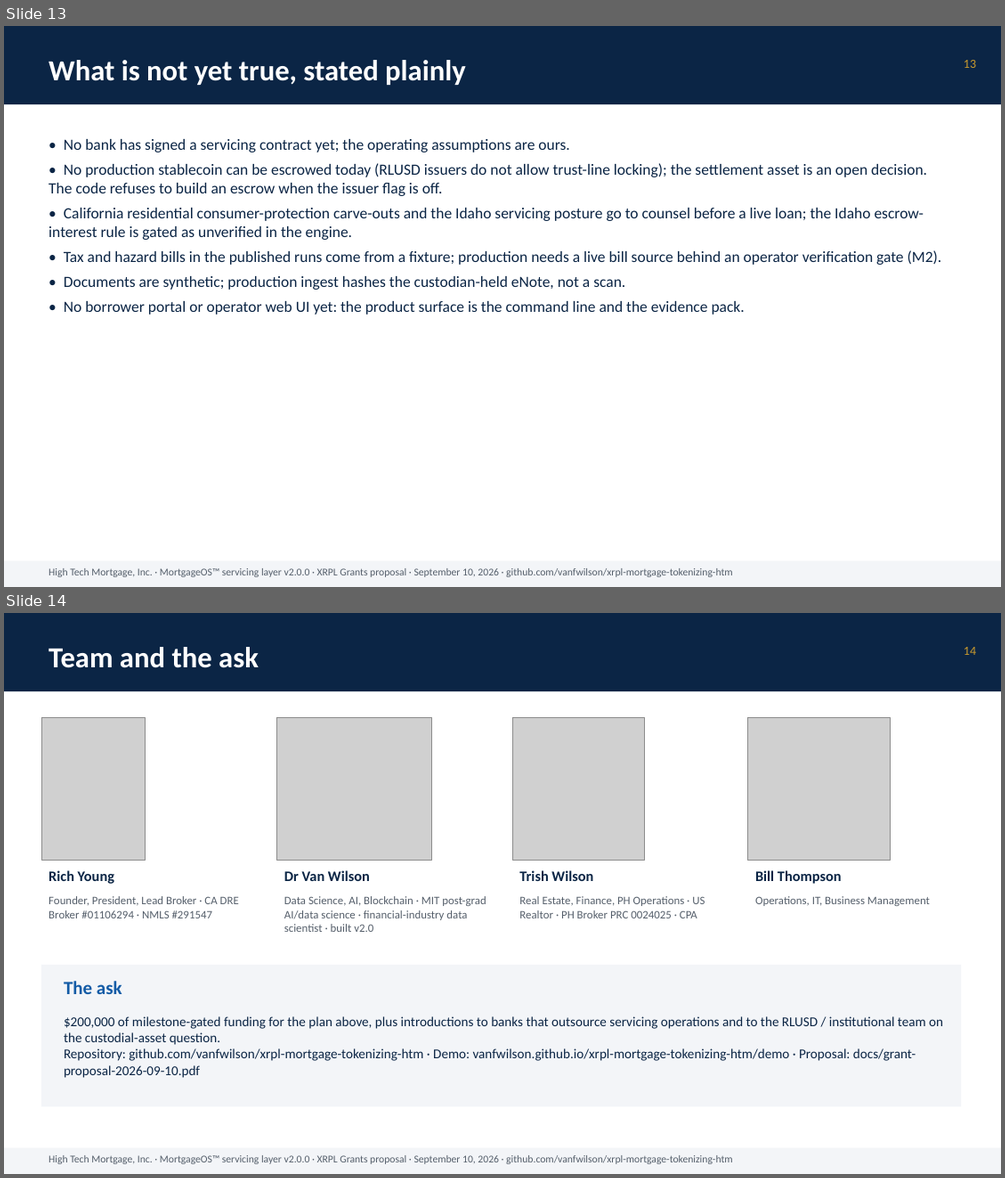
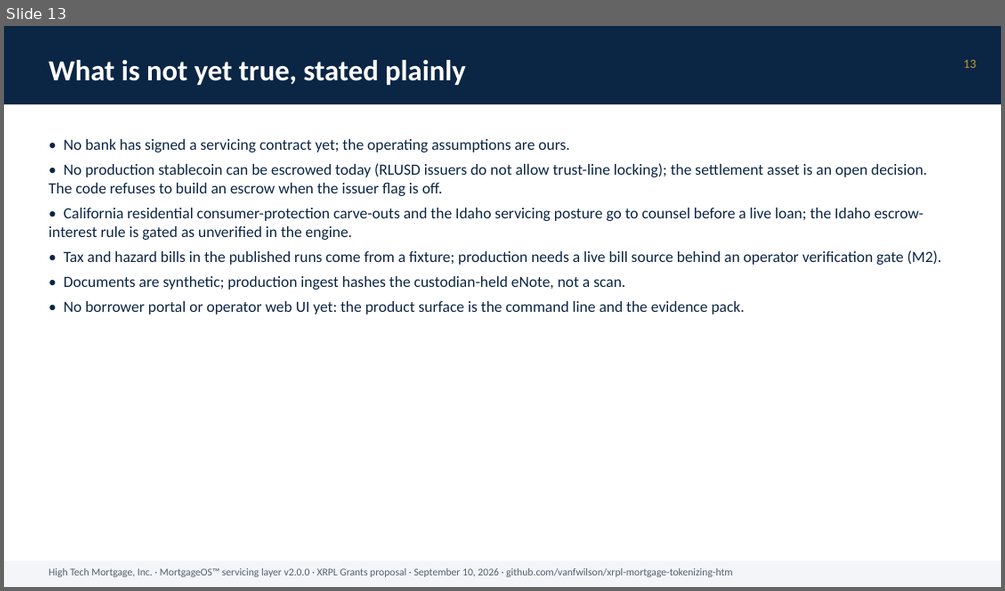
Before and after one commit to vanfwilson/xrpl-mortgage-tokenizing-htm, a slide deck: docs/grant-deck-2026-09-10.pptx. Shown one above the other, each under a label of ours: slides 13 and 14 before the commit, slide 13 after it. The pictures are 1005x1178 and 1005x591 pixels, drawn with LibreOffice and Linux fonts; fonts in the diff are those of the drawing; grey boxes stand for pictures. Boxes give left, top, right and bottom in pixels: in the first picture for what was removed or moved away, otherwise in the second. Text is boxed around its words. In the diff, an @@ line names an element or a change of style, - is before the commit and + after.

```diff
--- a/docs/grant-deck-2026-09-10.pptx
+++ b/docs/grant-deck-2026-09-10.pptx
@@ slide 14 removed at (x1=4, y1=613, x2=1001, y2=1174), background #FFFFFF @@
@@ rectangle removed at (x1=4, y1=613, x2=1001, y2=691) @@
@@ text removed at (x1=48, y1=647, x2=259, y2=668) @@
-Team and the ask
@@ text removed at (x1=963, y1=647, x2=976, y2=655) @@
-14
@@ picture removed at (x1=41, y1=718, x2=146, y2=860) @@
@@ picture removed at (x1=277, y1=718, x2=431, y2=860) @@
@@ picture removed at (x1=512, y1=718, x2=645, y2=860) @@
@@ picture removed at (x1=748, y1=718, x2=890, y2=860) @@
@@ text removed at (x1=48, y1=870, x2=114, y2=884) @@
-Rich Young
@@ text removed at (x1=284, y1=870, x2=370, y2=881) @@
-Dr Van Wilson
@@ text removed at (x1=519, y1=870, x2=593, y2=881) @@
-Trish Wilson
@@ text removed at (x1=755, y1=870, x2=841, y2=884) @@
-Bill Thompson
@@ text removed at (x1=48, y1=896, x2=239, y2=918) @@
-Founder, President, Lead Broker · CA DRE Broker #01106294 · NMLS #291547
@@ text removed at (x1=284, y1=896, x2=485, y2=932) @@
-Data Science, AI, Blockchain · MIT post-grad AI/data science · financial-industry data scientist · built v2.0
@@ text removed at (x1=519, y1=896, x2=704, y2=918) @@
-Real Estate, Finance, PH Operations · US Realtor · PH Broker PRC 0024025 · CPA
@@ text removed at (x1=755, y1=896, x2=930, y2=906) @@
-Operations, IT, Business Management
@@ rectangle removed at (x1=41, y1=965, x2=961, y2=1107) @@
@@ text removed at (x1=64, y1=981, x2=122, y2=994) @@
-The ask
@@ text removed at (x1=64, y1=1016, x2=943, y2=1078) @@
-$200,000 of milestone-gated funding for the plan above, plus introductions to banks that outsource servicing operations and to the RLUSD / institutional team on the custodial-asset question.
-Repository: github.com/vanfwilson/xrpl-mortgage-tokenizing-htm · Demo: vanfwilson.github.io/xrpl-mortgage-tokenizing-htm/demo · Proposal: docs/grant-proposal-2026-09-10.pdf
@@ rectangle removed at (x1=4, y1=1148, x2=1001, y2=1174) @@
@@ text removed at (x1=48, y1=1155, x2=732, y2=1164) @@
-High Tech Mortgage, Inc. · MortgageOS™ servicing layer v2.0.0 · XRPL Grants proposal · September 10, 2026 · github.com/vanfwilson/xrpl-mortgage-tokenizing-htm
```
Also in this commit, not shown: 2 slides added, 4 other files.
